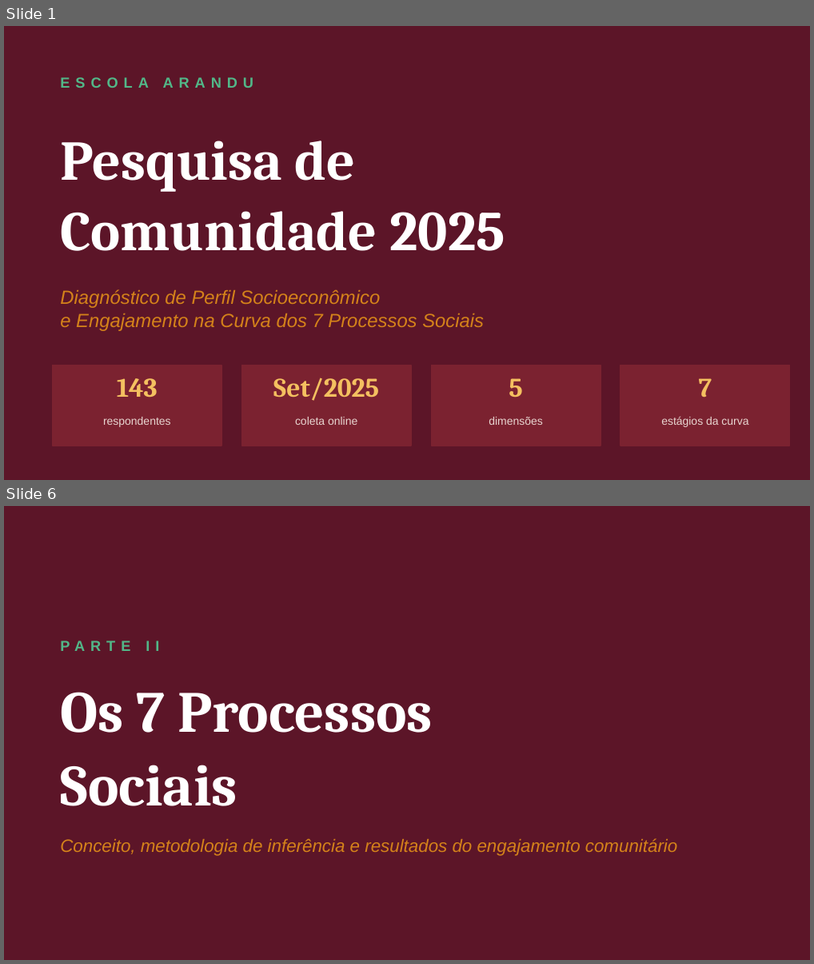
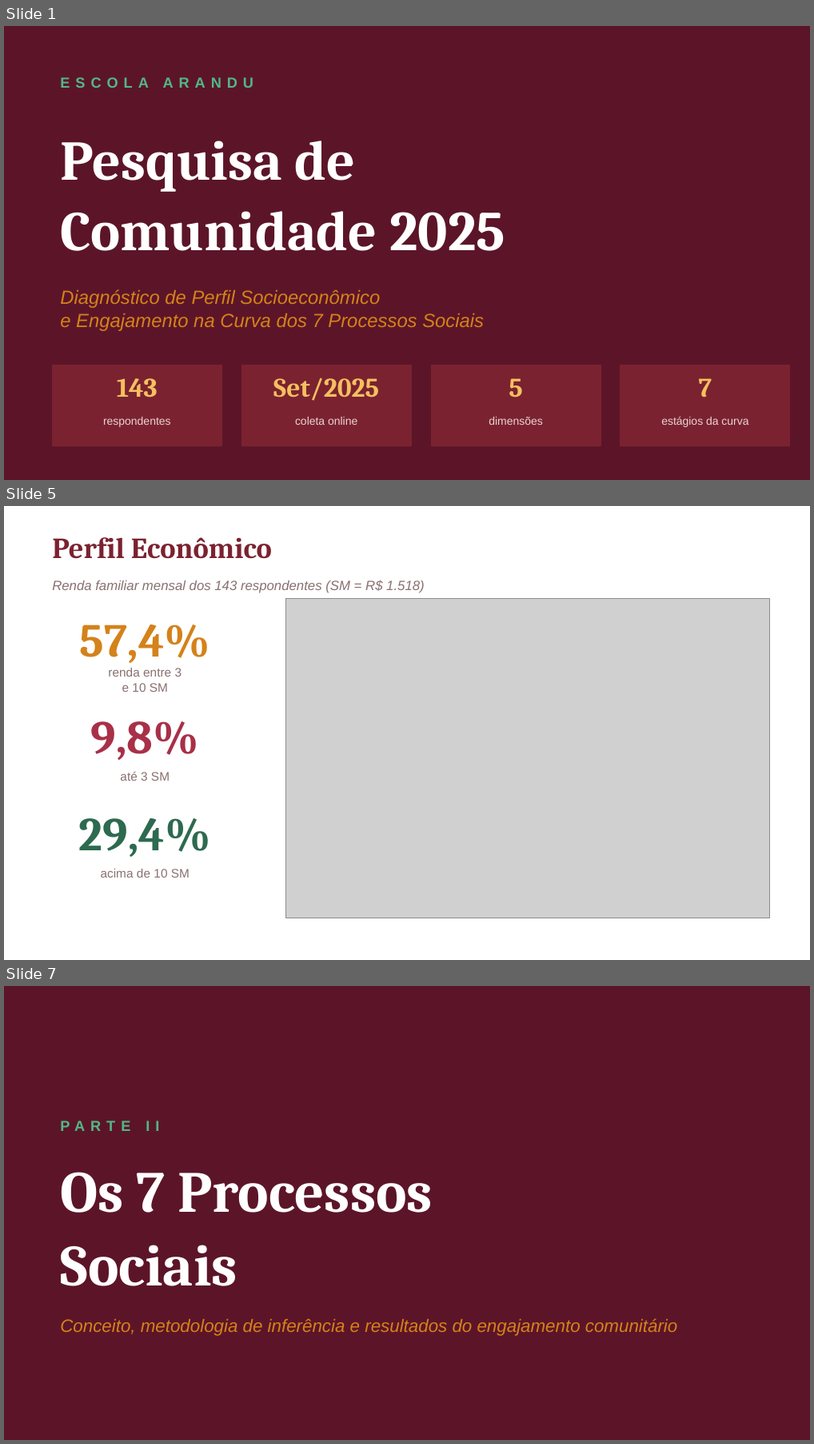
Before and after one commit to bruno-curta/arandu, a slide deck: Pesquisa_Comunidade_Arandu_2025.pptx. Shown one above the other, each under a label of ours: slides 1 and 6 before the commit, slides 1, 5 and 7 after it; the slides between them are not shown. The pictures are 814x964 and 814x1444 pixels, drawn with LibreOffice and Linux fonts; fonts in the diff are those of the drawing; grey boxes stand for pictures. Boxes give left, top, right and bottom in pixels: in the first picture for what was removed or moved away, otherwise in the second. Text is boxed around its words. In the diff, an @@ line names an element or a change of style, - is before the commit and + after.

```diff
--- a/Pesquisa_Comunidade_Arandu_2025.pptx
+++ b/Pesquisa_Comunidade_Arandu_2025.pptx
@@ slide 5 added at box(4, 506, 810, 960), background #FFFFFF @@
@@ text added at box(52, 537, 272, 559), 26 pt, text #7B2230, bold @@
+Perfil Econômico
@@ text added at box(52, 580, 425, 593), 12 pt, text #8A7070, italic @@
+Renda familiar mensal dos 143 respondentes (SM = R$ 1.518)
@@ picture added at box(286, 599, 770, 917) @@
@@ text added at box(80, 624, 210, 663), 42 pt, text #D4821A, bold @@
+57,4%
@@ text added at box(108, 668, 182, 692), 11 pt, text #8A7070 @@
+renda entre 3
+e 10 SM
@@ text added at box(91, 721, 199, 760), 42 pt, text #A83048, bold @@
+9,8%
@@ text added at box(120, 771, 170, 780), 11 pt, text #8A7070 @@
+até 3 SM
@@ text added at box(79, 818, 211, 856), 42 pt, text #2D6A4F, bold @@
+29,4%
@@ text added at box(101, 868, 190, 877), 11 pt, text #8A7070 @@
+acima de 10 SM
@@ what was slide 6 is now slide 7 @@
```
Also in this commit, not shown: 9 slides changed, 1 other slide added, 1 other file.
